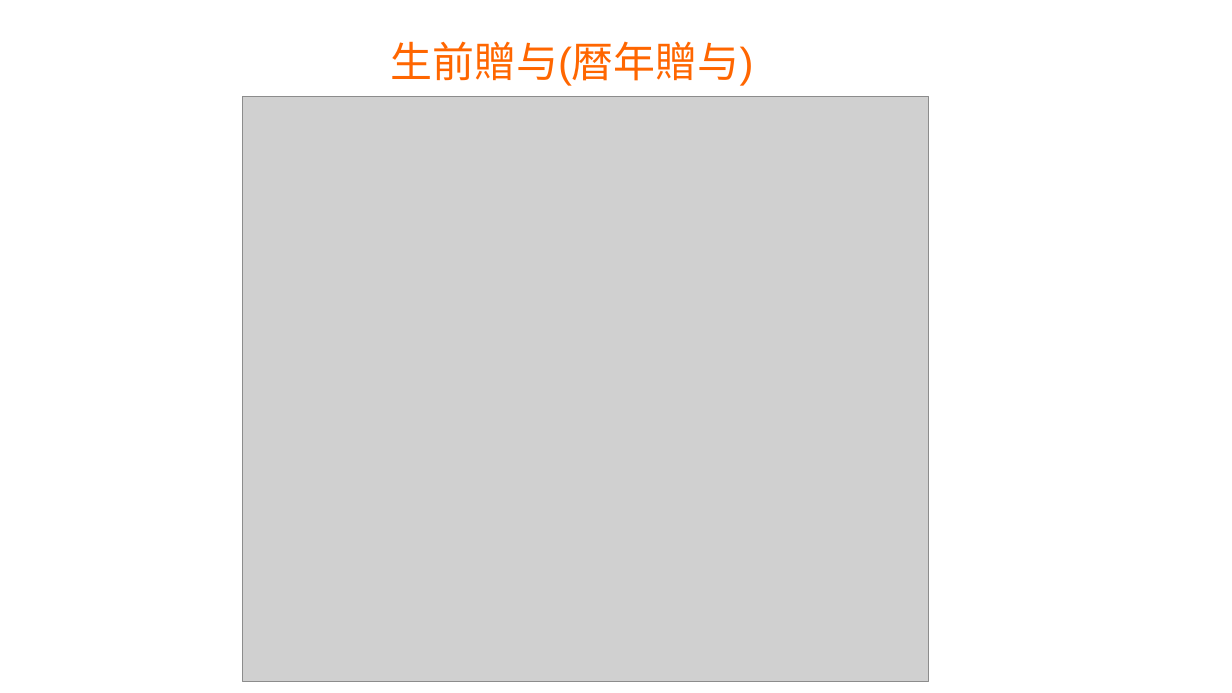
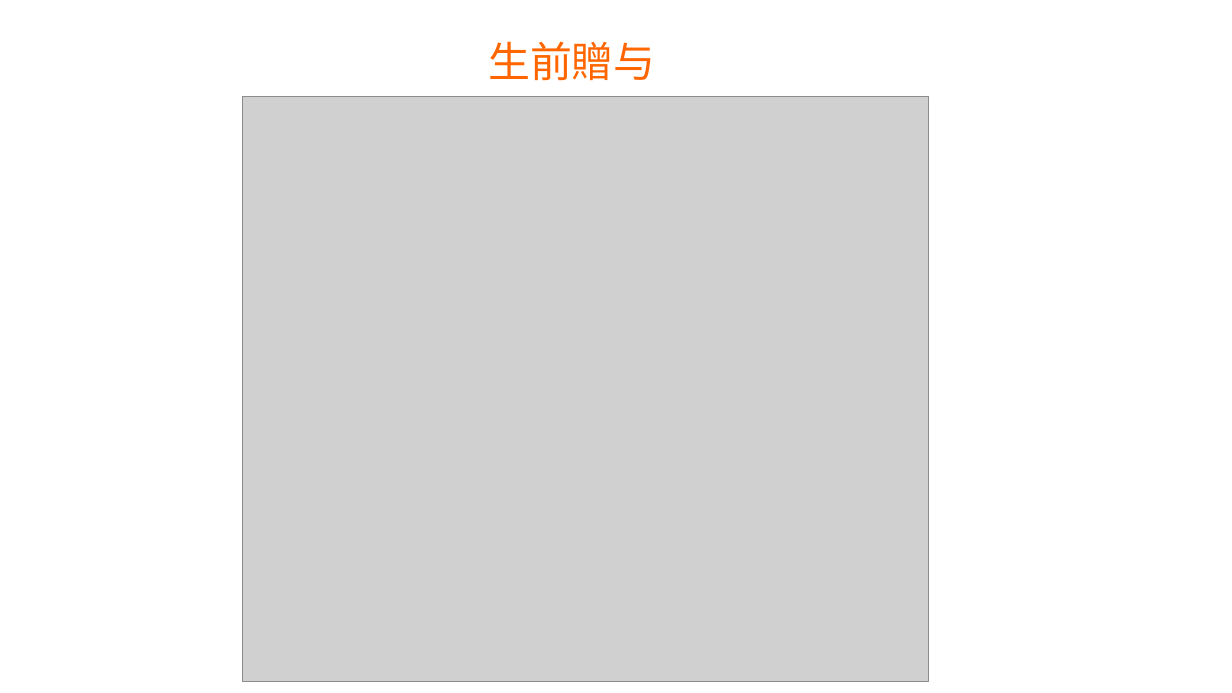
Before and after one commit to master-q/masterq-docs, a slide deck: slide 42 of presentations/20231126-invest_report/20231126-invest_report.odp (slide 41 before the commit). Drawn at 1232x693 pixels with LibreOffice and Linux fonts; fonts in the diff are those of the drawing; grey boxes stand for pictures; background and template pictures are left out. Boxes give left, top, right and bottom in pixels: in the first picture for what was removed or moved away, otherwise in the second. Text is boxed around its words. In the diff, an @@ line names an element or a change of style, - is before the commit and + after.

```diff
--- a/presentations/20231126-invest_report/20231126-invest_report.odp
+++ b/presentations/20231126-invest_report/20231126-invest_report.odp
@@ title at box(488, 41, 656, 81): text changed @@
-生前贈与(暦年贈与)
+生前贈与
```
Also in this commit, not shown: 6 other slides changed, 2 slides added.
